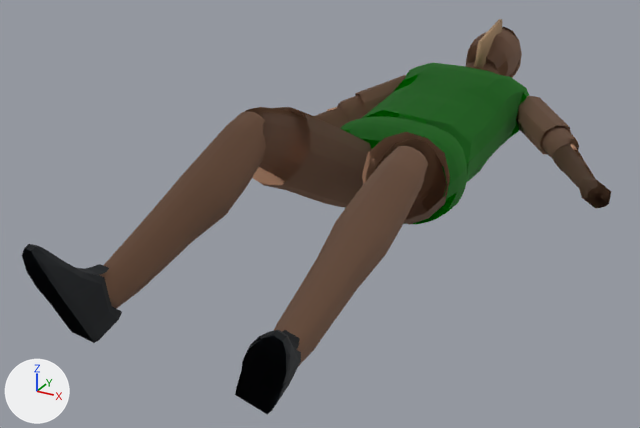
An edit to the glTF model tools/gf_exporter/output/avatars/young_talent.glb, drawn before and after from the same camera.
Rendered twice from a camera (50 mm lens) standing at (0.8, -1.755, 0.779) and looking at (-0.095, -0.127, -0.034). The lights are fixed; the arrows at lower left show +X, +Y and +Z. The first picture is the older version. Where no turn or scale is listed for an object, it has been applied to the vertices. Vertices at exactly the same position are counted once.

In view in the first picture: 'body', 'left_ankle', 'left_elbow', 'left_knee', 'left_shoulder', 'left_thigh', 'middle', 'neck', 'right_ankle', 'right_knee', 'right_shoulder', 'right_thigh' and 2 more.
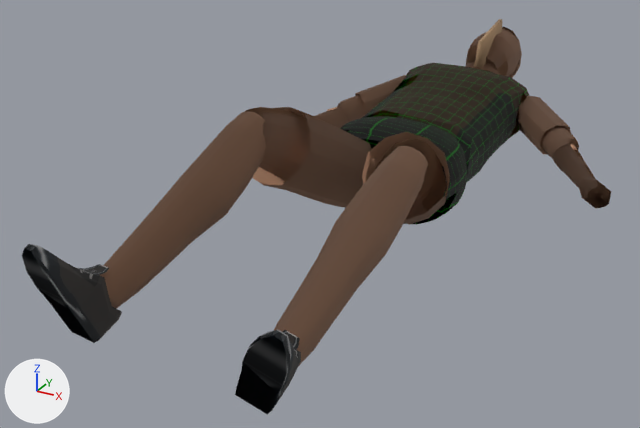
Pixel boxes [x1, y1, x2, y2] of what changed, in the pictures (640 x 428 px):
```json
{"part": 1, "of": "me_mesh_body", "change": "surface changed", "before": [340, 116, 467, 224], "after": [340, 116, 467, 224], "on screen": "green to black"}
{"part": 2, "of": "me_mesh_middle", "change": "surface changed", "before": [362, 63, 529, 181], "after": [362, 63, 529, 181]}
{"part": 3, "of": "me_mesh_left_ankle", "change": "surface changed", "before": [242, 330, 300, 400], "after": [242, 330, 300, 400], "on screen": "lighter"}
{"part": 4, "of": "me_mesh_right_ankle", "change": "surface changed", "before": [22, 244, 122, 338], "after": [22, 244, 122, 338]}
```

The change, as JSON lines over the scene's bpy script:
```json
{"block": "me_mesh_body", "where": "me_mesh_body.from_pydata(...)  # 256 vertices, 508 faces; spans x -0.172..0.17, y -0.056..0.221, z -0.112..0.105"}
{"block": "me_mesh_body", "where": "# used by ob_body; location = (0.0, 0.0, 0.033)"}
{"block": "me_mesh_body", "change": "me_mesh_body part 1: 508 kept faces spanning x -0.172..0.17, y -0.056..0.221, z -0.112..0.105 get new texture (UV) coordinates"}
{"block": "me_mesh_middle", "where": "me_mesh_middle.from_pydata(...)  # 192 vertices, 380 faces; spans x -0.185..0.185, y -0.077..0.496, z -0.091..0.135"}
{"block": "me_mesh_middle", "where": "# used by ob_middle; location = (0.0, 0.142, 0.041)"}
{"block": "me_mesh_middle", "change": "me_mesh_middle part 2: 380 kept faces spanning x -0.185..0.185, y -0.077..0.496, z -0.091..0.135 get new texture (UV) coordinates"}
{"block": "me_mesh_left_ankle", "where": "me_mesh_left_ankle.from_pydata(...)  # 72 vertices, 126 faces; spans x -0.06..0.074, y -0.141..-0.001, z -0.107..0.095"}
{"block": "me_mesh_left_ankle", "where": "# used by ob_left_ankle; location = (0.176, -0.714, 0.035)"}
{"block": "me_mesh_left_ankle", "change": "me_mesh_left_ankle part 3: 126 kept faces spanning x -0.06..0.074, y -0.141..-0.001, z -0.107..0.095 get new texture (UV) coordinates"}
{"block": "me_mesh_right_ankle", "where": "me_mesh_right_ankle.from_pydata(...)  # 72 vertices, 126 faces; spans x -0.053..0.033, y -0.147..0.005, z -0.111..0.099"}
{"block": "me_mesh_right_ankle", "where": "# used by ob_right_ankle; location = (-0.181, -0.734, 0.076)"}
{"block": "me_mesh_right_ankle", "change": "me_mesh_right_ankle part 4: 126 kept faces spanning x -0.053..0.033, y -0.147..0.005, z -0.111..0.099 get new texture (UV) coordinates"}
```
